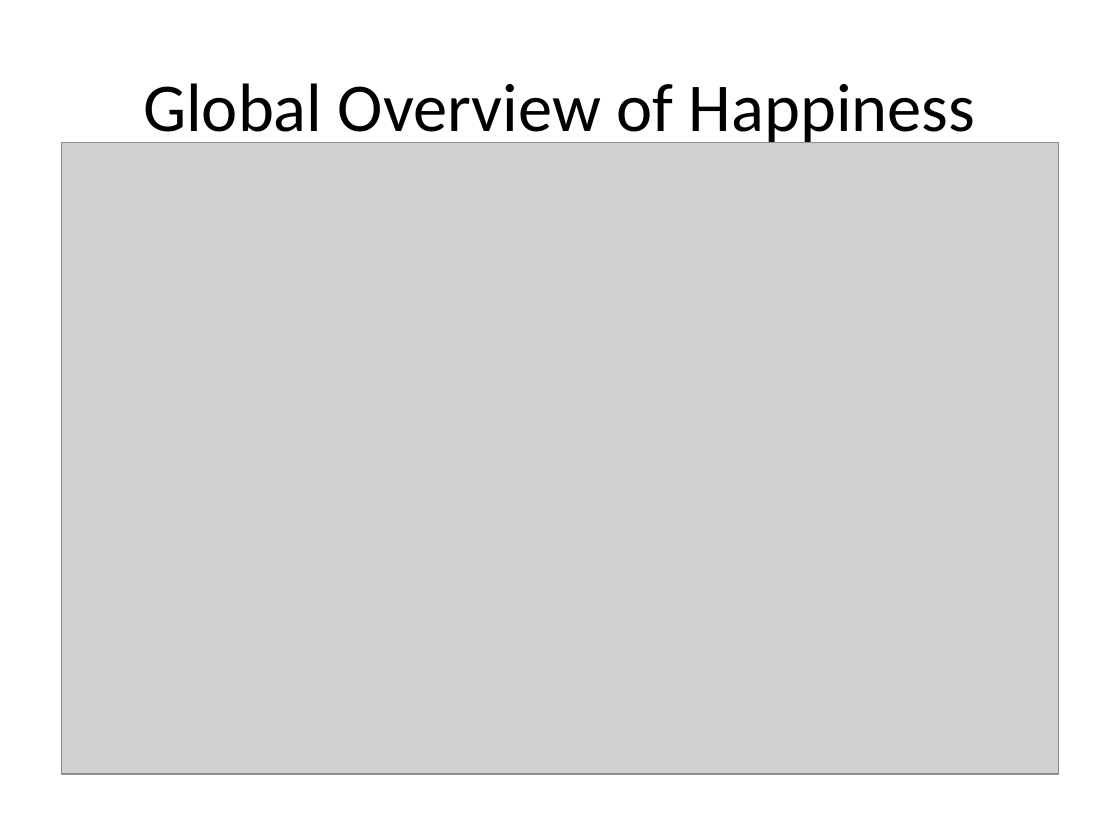
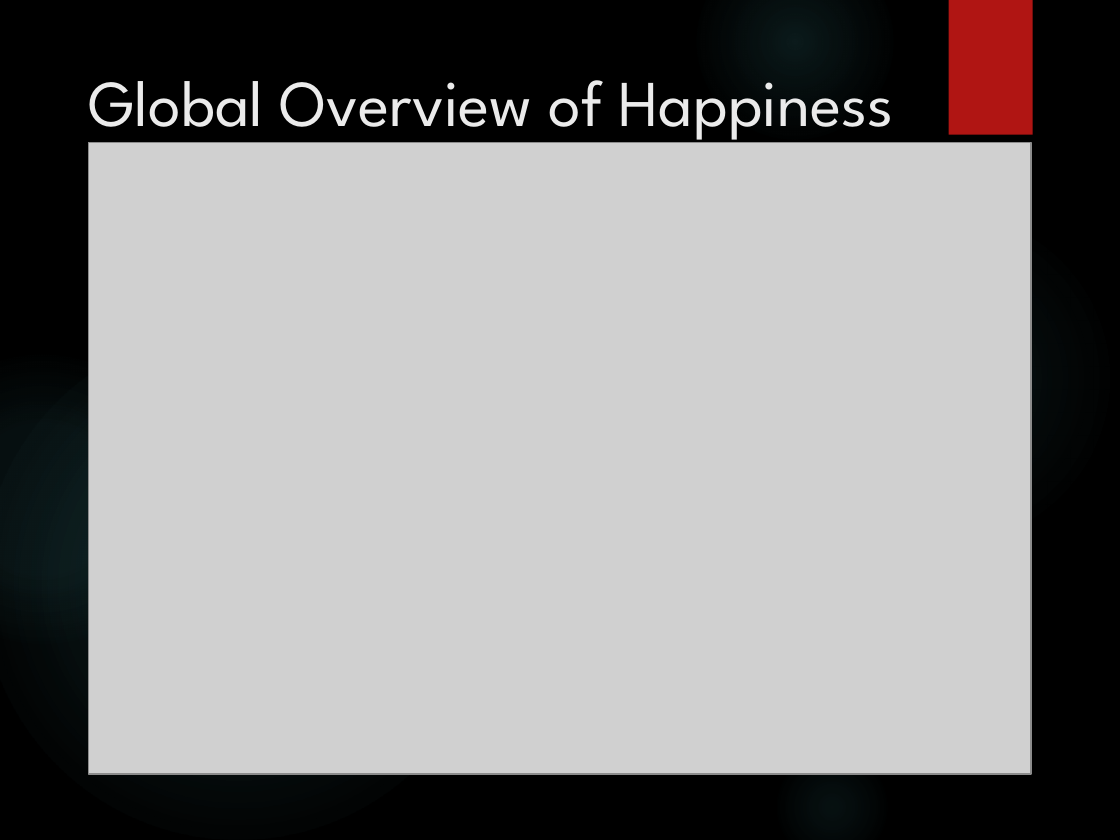
Before and after one commit to EvMiga/World-Happiness-Analysis, a slide deck: slide 3 of Happiness_Dashboard_Analysis.pptx. Drawn at 1120x840 pixels with LibreOffice and Linux fonts; fonts in the diff are those of the drawing; grey boxes stand for pictures; background and template pictures are left out. Boxes give left, top, right and bottom in pixels: in the first picture for what was removed or moved away, otherwise in the second. Text is boxed around its words. In the diff, an @@ line names an element or a change of style, - is before the commit and + after.

```diff
--- a/Happiness_Dashboard_Analysis.pptx
+++ b/Happiness_Dashboard_Analysis.pptx
@@ background #FFFFFF to picture (left out) @@
@@ ellipse added at (697,0,893,140), fill gradient #50B9C1 @@
@@ rectangle added at (949,0,1033,134), fill #B01513 @@
@@ title "Global Overview of Happiness": place and size @@
-title "Global Overview of Happiness" at (143,83,975,147)
+title "Global Overview of Happiness" at (88,80,893,145)
@@ title "Global Overview of Happiness" at (88,80,893,145): size 44 to 42 pt, font Calibri to League Spartan, text colour #000000 to #EBEBEB; alignment centre to left; vertical alignment middle to top @@
@@ picture: place and size @@
-picture at (62,142,1060,774)
+picture at (88,142,1030,774)
@@ ellipse added at (772,205,1117,550), fill gradient #50B9C1 @@
@@ ellipse added at (0,327,494,840), fill gradient #50B9C1 @@
@@ ellipse added at (0,355,186,644), fill gradient #50B9C1 @@
@@ ellipse added at (772,747,893,840), fill gradient #50B9C1 @@
```
Also in this commit, not shown: 15 other slides changed, 4 slides added, 4 slides removed.
